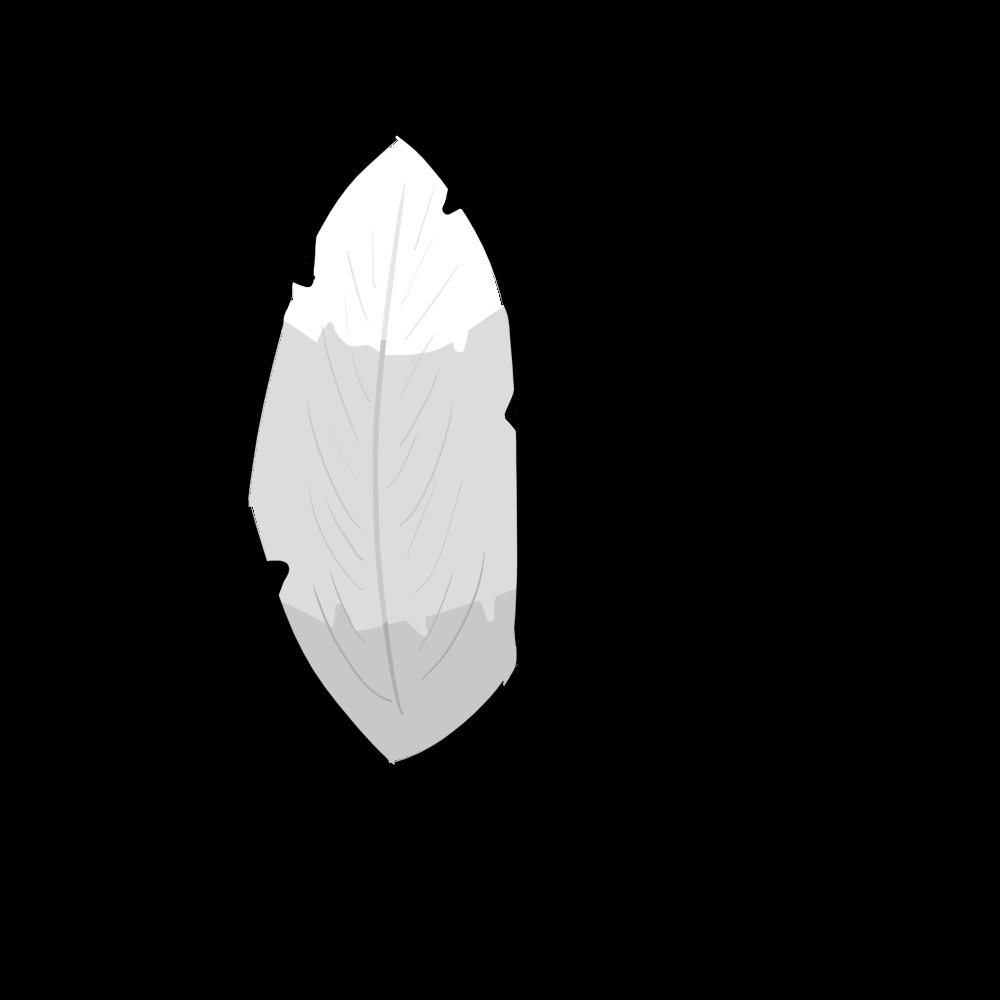
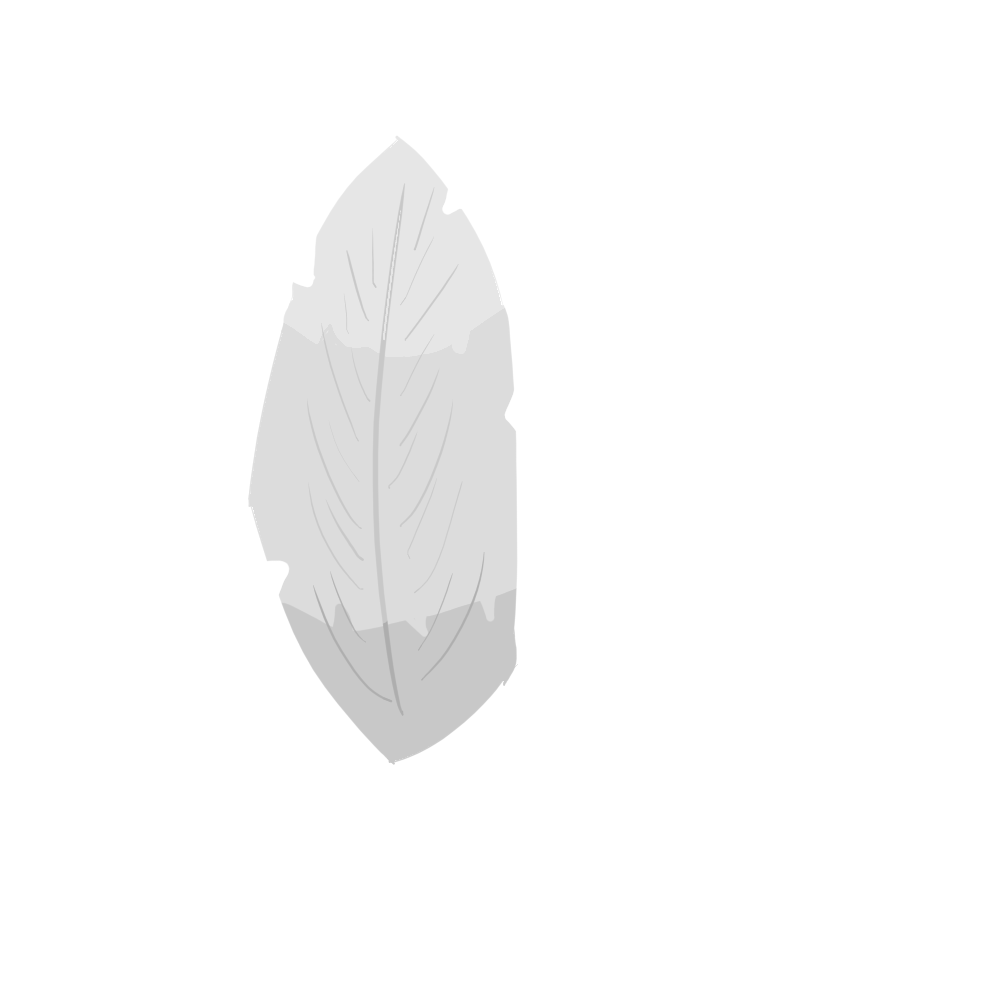
The second 1000 × 1000 image is a revision of the first. Changes to its layers:
added group "Layer 4" with 2 layers above "Layer 1" over (0, 0, 1000, 1000)
moved "Layer 3" into group "Layer 4", painted on it over (0, 0, 1000, 1000)
moved "Layer 2" into group "Layer 4", painted on it over (0, 0, 1000, 1000)
hid "Layer 1" over (0, 0, 1000, 1000)
